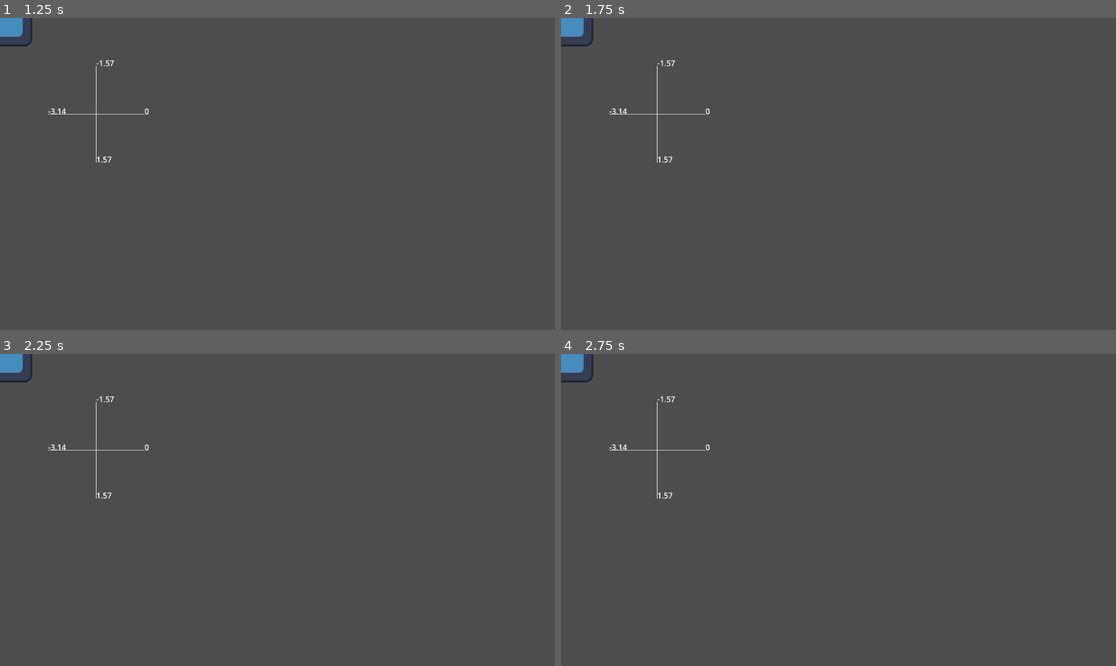
Above: before the commit, frames 1-4 (two rows, left to right).
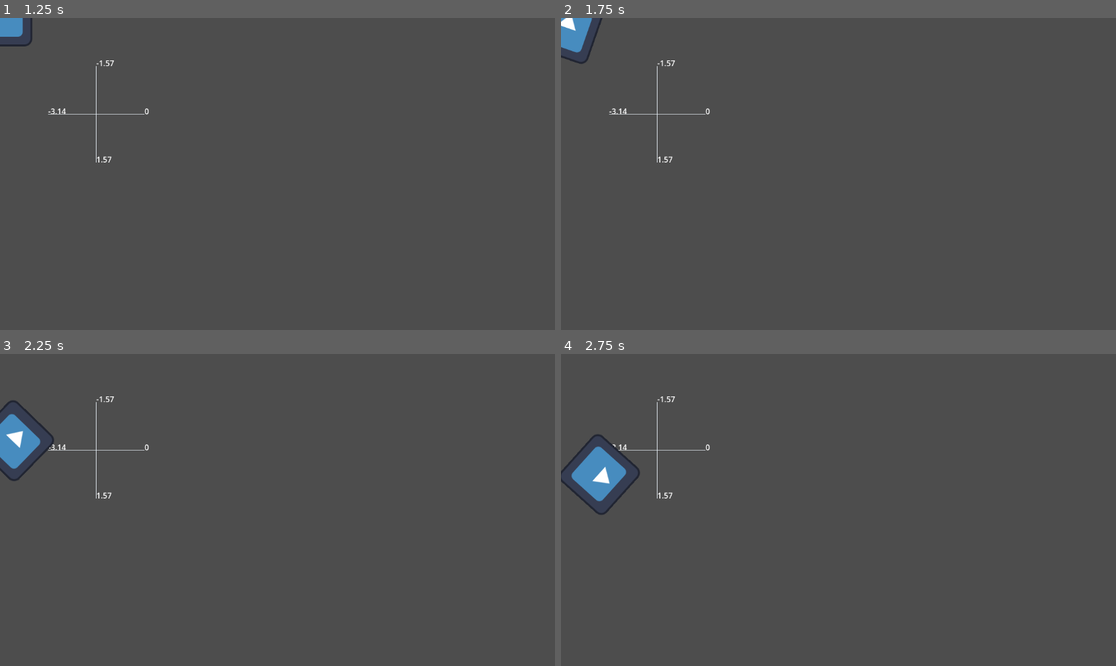
Above: after the commit, the same moments.

Repository: indubitablement2/eos
Game: Godot game, scene res://core/main_menu.tscn
Two runs of this game, one before a commit and one after it. Both use one fixed random seed, a clock stepped at 60 frames per second and the inputs below. The engine's default icon, where the game draws it, is replaced by a stand-in: a white triangle on a blue panel in a dark square.
Inputs (mouse positions are in pixels of both pictures, inside the frame that each line leads up to):
- Up to frame 1 (1.25 s): tap Enter at 0.5 s; move the mouse to (399, 158) at 0.52 s; hold D (right) from 0.53 s (still down); tap C (control_ship) at 0.6 s
- Up to frame 2 (1.75 s): tap Space at 1.25 s; move the mouse to (727, 189) at 1.27 s; release D (right) at 1.28 s; hold S (backward) from 1.28 s (still down); tap C (control_ship) at 1.35 s
- Up to frame 3 (2.25 s): move the mouse to (333, 441) at 2.02 s; release S (backward) at 2.03 s; hold D (right) from 2.03 s (still down); hold Z (unlock_aim) from 2.03 s (still down)
- Up to frame 4 (2.75 s): keep holding D (right); keep holding Z (unlock_aim); tap C (control_ship) at 2.3 s

Frame 1 is identical in both runs. In frame 2, 0.4% of the frame differs, in the area x 0-8%, y 0-15%; in frame 3, 1.4%; in frame 4, 1.6%, in the area x 0-15%, y 0-52%.

Commit message:
Player uses Battlescape query

Diff:
--- a/base/TEST_HULL.tscn
+++ b/base/TEST_HULL.tscn
@@ -11,7 +11,6 @@
 [node name="RigidBody2D" type="RigidBody2D"]
 position = Vector2(306, 237)
 collision_mask = 4026533775
-sleeping = true
 script = ExtResource("1_rox51")
 
 [node name="HullArmor" type="CollisionPolygon2D" parent="."]
@@ -26,5 +25,3 @@
 [node name="Icon" type="Sprite2D" parent="."]
 position = Vector2(3, -5)
 texture = ExtResource("4_un2x5")
-
-[node name="Node" type="Node" parent="."]
--- a/core/battlescape.gd
+++ b/core/battlescape.gd
@@ -14,7 +14,7 @@
 static var node: Battlescape
 
 
-static func _static_init() -> void:
+static func _static_entry() -> void:
 	_query_shape = PhysicsShapeQueryParameters2D.new()
 	_query_point = PhysicsPointQueryParameters2D.new()
 	_query_ray = PhysicsRayQueryParameters2D.new()
@@ -136,16 +136,12 @@
 	pos: Vector2,
 	radius: float,
 	collision_mask: int,
-	exclude: Array[Entity],
+	exclude: Array[RID],
 	max_result := 32) -> Array[Dictionary]:
 	_query_shape.shape_rid = get_circle_shape()
 	_query_shape.transform = Transform2D(0.0, Vector2(radius, radius), 0.0, pos)
 	_query_shape.collision_mask = collision_mask
-	var exclude_rid: Array[RID] = []
-	exclude_rid.resize(exclude.size())
-	for i in exclude.size():
-		exclude_rid[i] = exclude[i].get_rid()
-	_query_shape.exclude = exclude_rid
+	_query_shape.exclude = exclude
 	return node.get_world_2d().direct_space_state.intersect_shape(_query_shape, max_result)
 
 static func intersect_arc(
@@ -154,30 +150,22 @@
 	rot: float,
 	arc: float,
 	collision_mask: int,
-	exclude: Array[Entity],
+	exclude: Array[RID],
 	max_result := 32) -> Array[Dictionary]:
 	_query_shape.shape_rid = get_valid_arc_shape(arc)
 	_query_shape.transform = Transform2D(rot, Vector2(radius, radius), 0.0, pos)
 	_query_shape.collision_mask = collision_mask
-	var exclude_rid: Array[RID] = []
-	exclude_rid.resize(exclude.size())
-	for i in exclude.size():
-		exclude_rid[i] = exclude[i].get_rid()
-	_query_shape.exclude = exclude_rid
+	_query_shape.exclude = exclude
 	return node.get_world_2d().direct_space_state.intersect_shape(_query_shape, max_result)
 
 static func intersect_point(
 	pos: Vector2,
 	collision_mask: int,
-	exclude: Array[Entity],
+	exclude: Array[RID],
 	max_result := 32) -> Array[Dictionary]:
 	_query_point.position = pos
 	_query_point.collision_mask = collision_mask
-	var exclude_rid: Array[RID] = []
-	exclude_rid.resize(exclude.size())
-	for i in exclude.size():
-		exclude_rid[i] = exclude[i].get_rid()
-	_query_point.exclude = exclude_rid
+	_query_point.exclude = exclude
 	return node.get_world_2d().direct_space_state.intersect_point(_query_point, max_result)
 
 ## collider: The colliding object (Entity).
@@ -197,15 +185,11 @@
 	from: Vector2,
 	to: Vector2,
 	collision_mask: int,
-	exclude: Array[Entity]) -> Dictionary:
+	exclude: Array[RID]) -> Dictionary:
 	_query_ray.from = from
 	_query_ray.to = to
 	_query_ray.collision_mask = collision_mask
-	var exclude_rid: Array[RID] = []
-	exclude_rid.resize(exclude.size())
-	for i in exclude.size():
-		exclude_rid[i] = exclude[i].get_rid()
-	_query_ray.exclude = exclude_rid
+	_query_ray.exclude = exclude
 	return node.get_world_2d().direct_space_state.intersect_ray(_query_ray)
 
 
--- a/core/battlescape_player.gd
+++ b/core/battlescape_player.gd
@@ -8,27 +8,20 @@
 	set = set_entity
 func set_entity(value: Entity) -> void:
 	if entity:
-		entity.ship_ai().player_controlled = false
+		entity.get_ship_ai().player_controlled = false
 		entity.tree_exiting.disconnect(_on_entity_tree_exiting)
 	entity = value
 	if entity:
-		entity.ship_ai().player_controlled = true
+		entity.get_ship_ai().player_controlled = true
 		entity.tree_exiting.connect(_on_entity_tree_exiting, CONNECT_ONE_SHOT)
 func _on_entity_tree_exiting() -> void:
-	entity.ship_ai().player_controlled = false
+	entity.get_ship_ai().player_controlled = false
 	entity = null
-
-var _query: PhysicsShapeQueryParameters2D
 
 var _control_ship_hold_timer := -1.0
 
 func _init() -> void:
-	_query = PhysicsShapeQueryParameters2D.new()
-	var shape := CircleShape2D.new()
-	shape.radius = 100.0
-	_query.shape = shape
-
-	process_priority = -1
+	process_priority = -2
 
 func _unhandled_input(event: InputEvent) -> void:
 	if event.is_action_pressed("unlock_aim"):
@@ -48,6 +41,13 @@
 	var dir := Vector2(
 		Input.get_action_strength("right") - Input.get_action_strength("left"),
 		Input.get_action_strength("backward") - Input.get_action_strength("forward"))
+
+	var ai := entity.get_ship_ai()
+	if ai.is_auto_pilot:
+		if dir.is_zero_approx():
+			return
+		else:
+			ai.is_auto_pilot = false
 
 	# a1: left mouse, rt
 	# a2: right mouse, lt
@@ -77,17 +77,20 @@
 	if _control_ship_hold_timer > 0.0:
 		_control_ship_hold_timer -= delta / Battlescape.get_time_scale()
 		if _control_ship_hold_timer < 0.0 && entity:
-			entity.ship_ai().auto_pilot = true
+			entity.get_ship_ai().is_auto_pilot = true
 
 func _try_control_ship() -> void:
 	var query_pos := get_global_mouse_position()
-	_query.transform = Transform2D(0.0, query_pos)
-	_query.collision_mask = Battlescape.make_collision_mask(0, Battlescape.COLLISION_FRIEND_SHIP)
+	var exclude: Array[RID]
 	if entity:
-		_query.exclude = [entity.get_rid()]
+		exclude = [entity.get_rid()]
 	else:
-		_query.exclude = []
-	var result := get_world_2d().direct_space_state.intersect_shape(_query)
+		exclude = []
+	var result := Battlescape.intersect_circle(
+		query_pos,
+		200.0,
+		Battlescape.make_collision_mask(0, Battlescape.COLLISION_FRIEND_SHIP),
+		exclude)
 
 	var closest: Entity = null
 	var closest_dist := INF
--- a/core/entity/entity.gd
+++ b/core/entity/entity.gd
@@ -122,7 +122,6 @@
 var is_ally := false
 
 func _init() -> void:
-	center_of_mass_mode = RigidBody2D.CENTER_OF_MASS_MODE_CUSTOM
 	can_sleep = false
 	custom_integrator = true
 	max_contacts_reported = 8
@@ -224,7 +223,7 @@
 	queue_free()
 
 ## If this is a ship, return its ai.
-func ship_ai() -> ShipAI:
+func get_ship_ai() -> ShipAI:
 	return get_node("ShipAI")
 
 func wish_angular_velocity_none() -> void:
--- a/core/entity/ship_ai.gd
+++ b/core/entity/ship_ai.gd
@@ -25,10 +25,10 @@
 		entity.time_scale = _time_scale_change
 		Battlescape.set_time_scale(Battlescape.get_time_scale() / _time_scale_change)
 		_time_scale_change = 1.0
-	auto_pilot = true
+	is_auto_pilot = true
 	player_controlled_changed.emit()
 
-var auto_pilot := true
+var is_auto_pilot := true
 
 var _time_scale_change := 1.0
 
@@ -53,7 +53,7 @@
 		ShipAiState.EXIT:
 			pass
 		_:
-			if auto_pilot:
+			if is_auto_pilot:
 				_ai()
 			else:
 				return
--- a/core/entry.gd
+++ b/core/entry.gd
@@ -1,6 +1,8 @@
 extends Node
 
 func _ready() -> void:
+	Battlescape._static_entry()
+
 	# Add default Battlescape so that playing scene from the editor,
 	# which rely on there being one present, work.
 	get_parent().add_child.call_deferred(Battlescape.new())
